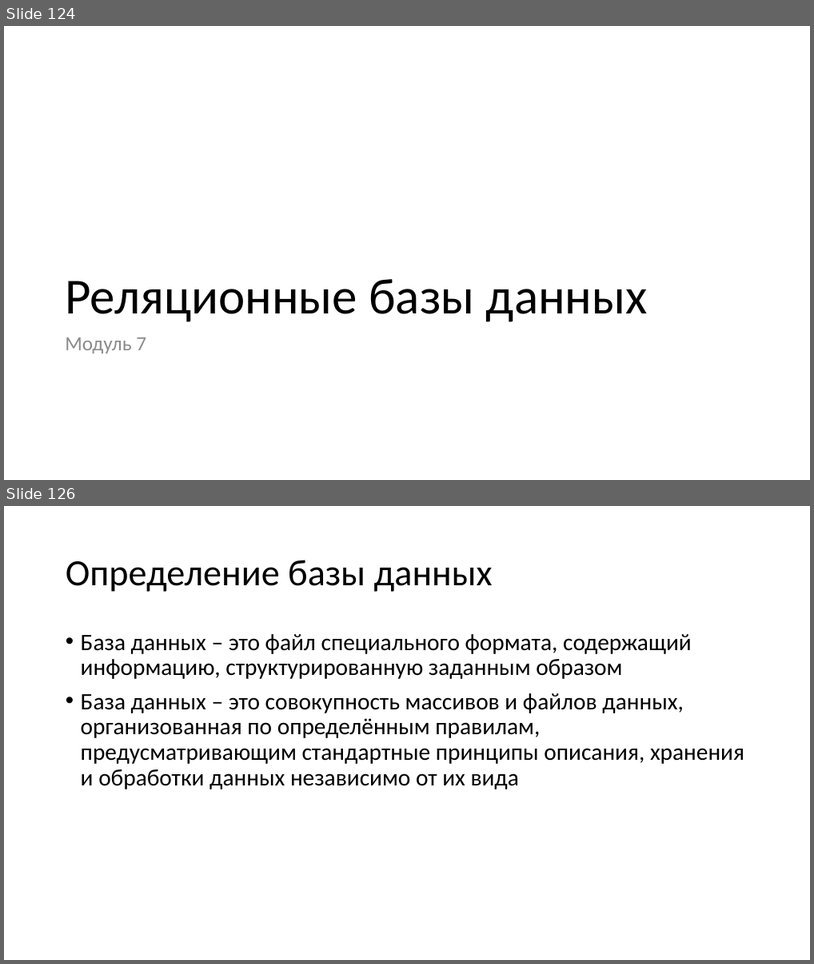
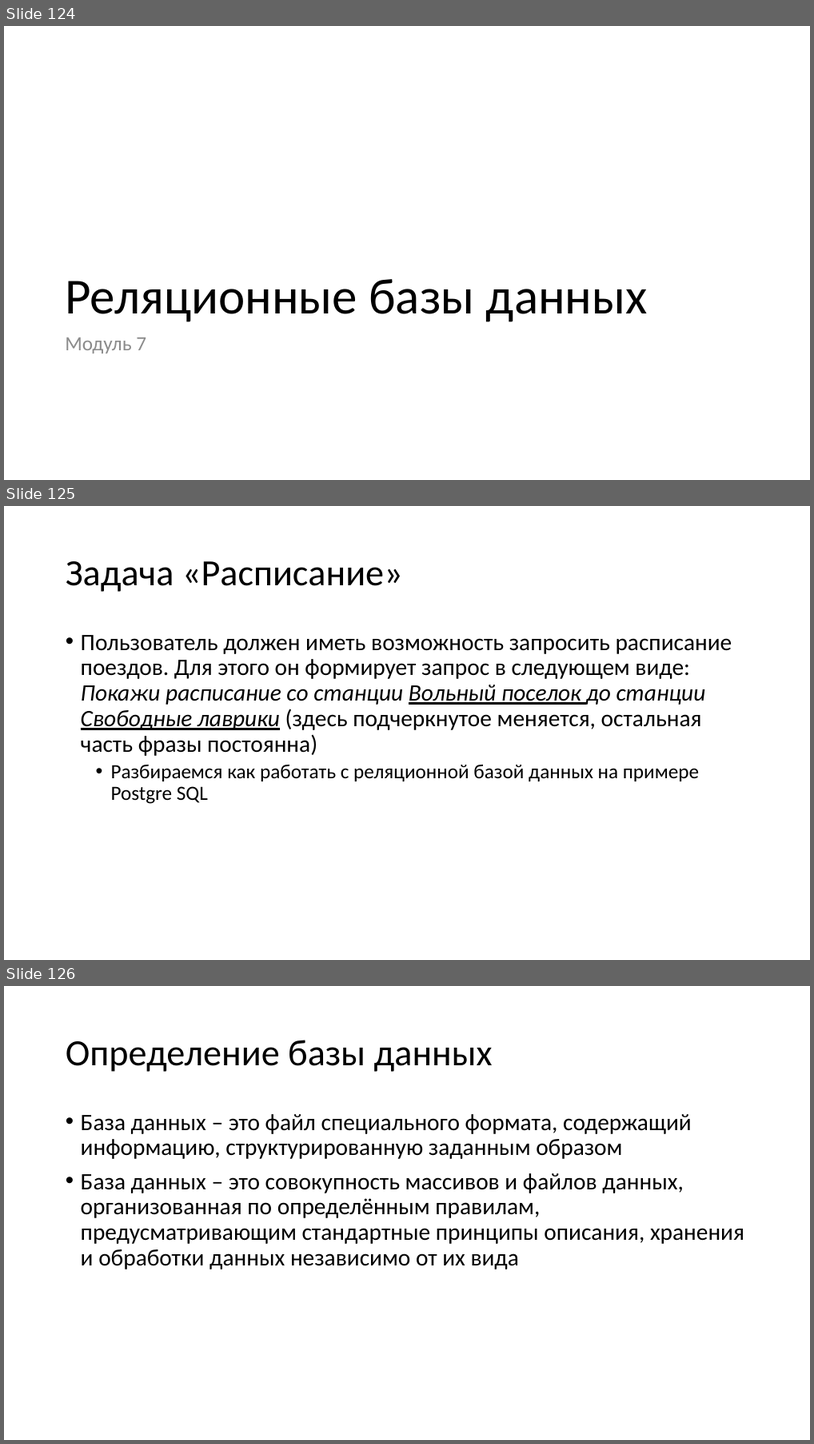
Before and after one commit to paveltsytovich/telegram-course, a slide deck: Presentation/Разработка ботов для телеграмм на Python.pptx. Shown one above the other, each under a label of ours: slides 124 and 126 before the commit, slides 124, 125 and 126 after it; the slides between them are not shown. The pictures are 814x964 and 814x1444 pixels, drawn with LibreOffice and Linux fonts; fonts in the diff are those of the drawing. Boxes give left, top, right and bottom in pixels: in the first picture for what was removed or moved away, otherwise in the second. Text is boxed around its words. In the diff, an @@ line names an element or a change of style, - is before the commit and + after.

Commit message:
Изменена формулировка задачи

```diff
--- a/Presentation/Разработка ботов для телеграмм на Python.pptx
+++ b/Presentation/Разработка ботов для телеграмм на Python.pptx
@@ slide 125 added at (4, 506, 810, 960), background #FFFFFF @@
@@ title added at (66, 561, 403, 592), 44 pt, text #000000 @@
+Задача «Расписание»
@@ text added at (81, 635, 733, 804), 28 pt, text #000000 @@
+• Пользователь должен иметь возможность запросить расписание поездов. Для этого он формирует запрос в следующем виде:
+  Покажи расписание со станции Вольный поселок до станции Свободные лаврики (здесь подчеркнутое меняется, остальная часть фразы постоянна)
+  • Разбираемся как работать с реляционной базой данных на примере Postgre SQL
```
